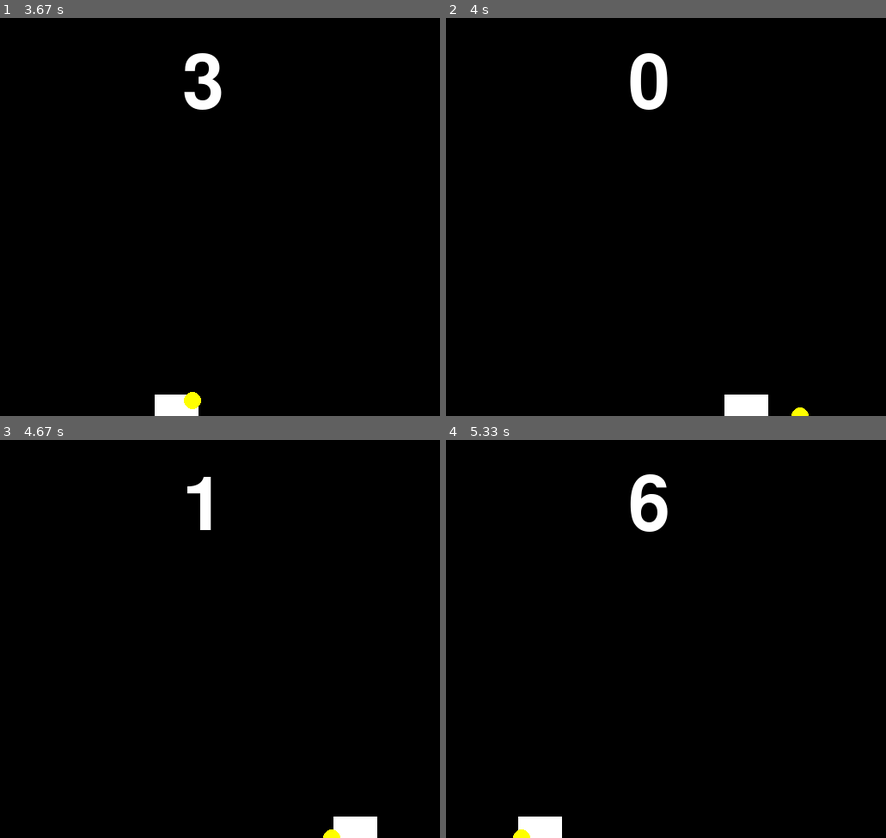
Above: before the commit, frames 1-4 (two rows, left to right).
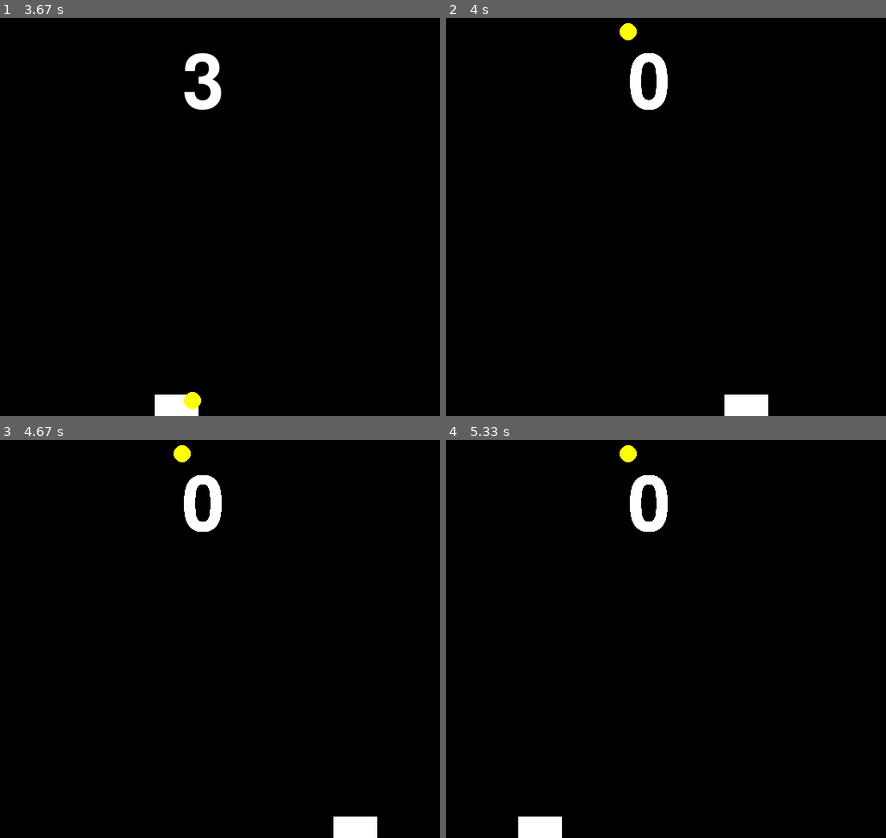
Above: after the commit, the same moments.

Repository: David-Sheehy/pygame_juggling
Game: pygame game, started from juggling/juggling.py
Same seed, same stepped clock (60 frames per second), same inputs: the game is played once before the commit and once after it.
Inputs:
- Up to frame 1 (3.67 s): hold Right 0.33-0.8 s; hold Right 0.83-1.3 s; hold Left 1.33-1.87 s; hold Left 1.9-2.3 s; hold Right 2.33-2.97 s; hold Left 3-3.47 s; hold Right from 3.5 s (still down)
- Up to frame 2 (4 s): release Right at 3.97 s
- Up to frame 3 (4.67 s): hold Right 4-4.47 s; hold Left from 4.5 s (still down)
- Up to frame 4 (5.33 s): release Left at 5.03 s; hold Left from 5.07 s (still down)

Frame 1 is identical in both runs. In frame 2, 0.3% of the frame differs, in the area x 39-83%, y 1-100%; in frame 3, 1.0%, in the area x 39-78%, y 1-100%; in frame 4, 0.5%.

Commit message:
The ball now returns to the start position.

Diff:
--- a/juggling/config.py
+++ b/juggling/config.py
@@ -28,6 +28,7 @@
 PUCK_SPEED = 8
 
 # ball variables
+BALL_START = [300, 32]
 BALL_RADIUS = 10
 BALL_ACCEL =  0
 BALL_SPEED = -1
--- a/juggling/juggling.py
+++ b/juggling/juggling.py
@@ -92,6 +92,9 @@
             ball.stop()
             counter.erase(w)
             counter.reset()
+            # move ball to start
+            ball.erase(w)
+            ball.set_position(config.BALL_START)
 
 
         ball.update(w)
--- a/juggling/models.py
+++ b/juggling/models.py
@@ -136,6 +136,10 @@
     def stop(self):
         self.vel = (0,0)
         self.in_play = False
+
+    def erase(self, screen):
+        self.draw(screen, color=config.BLACK)
+
 # end Ball definition
 
 class Counter:
@@ -159,9 +163,9 @@
         screen.blit(d, self.pos)
 
     def erase(self, screen):
-        points = ((self.pos[0], self.pos[1]),
-                  (self.pos[0], self.pos[1] + 128),
-                  (self.pos[0]+128, self.pos[1] + 128),
-                  (self.pos[0]+128, self.pos[1]),
+        points = ((self.pos[0]-256, self.pos[1]-256),
+                  (self.pos[0]-256, self.pos[1] + 256),
+                  (self.pos[0]+256, self.pos[1] + 256),
+                  (self.pos[0]+256, self.pos[1] - 256),
                  )
         pygame.draw.polygon(screen,config.BLACK, points)
